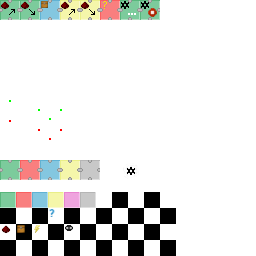
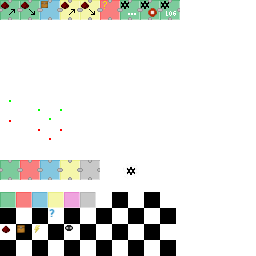
Revision of a layered 256×256 image; what changed, layer by layer:
painted on "icons.png" over box(160, 0, 180, 20)
